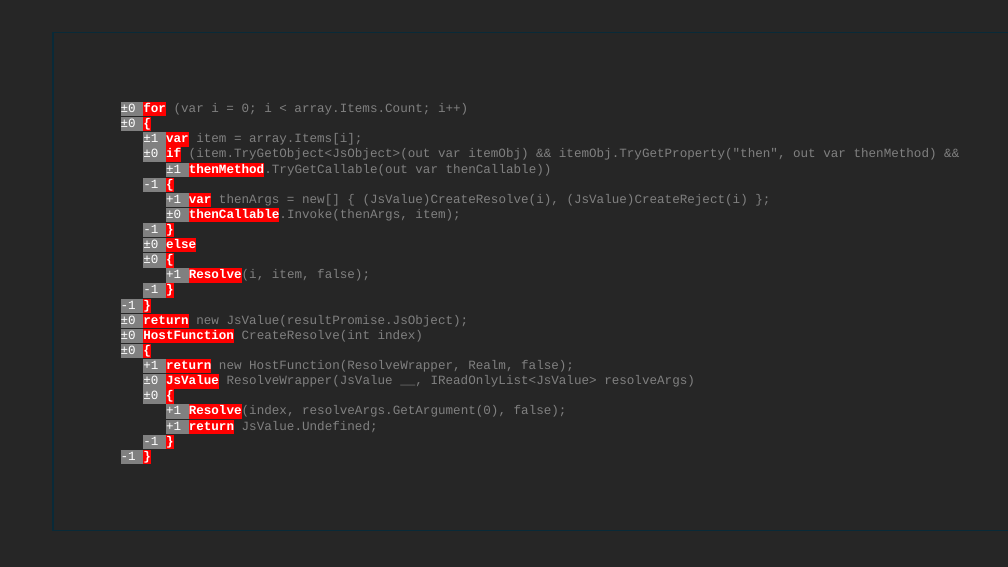
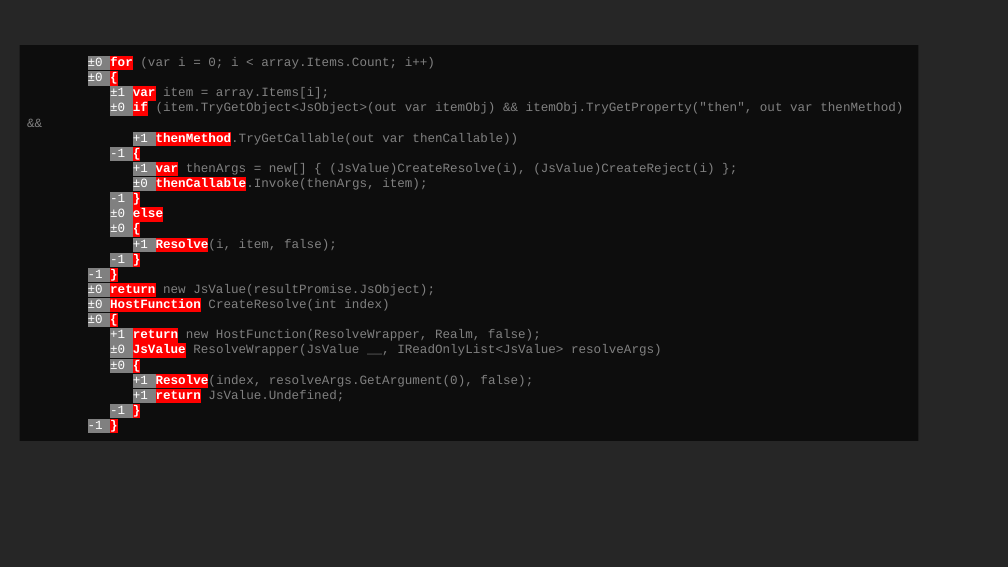
Before and after one commit to asynkron/Asynkron.QuickDup, a slide deck: slide 1 of assets/images/sourcetextgraphics.pptx. Drawn at 1008x567 pixels with LibreOffice and Linux fonts; fonts in the diff are those of the drawing. Boxes give left, top, right and bottom in pixels: in the first picture for what was removed or moved away, otherwise in the second. Text is boxed around its words. In the diff, an @@ line names an element or a change of style, - is before the commit and + after.

```diff
--- a/assets/images/sourcetextgraphics.pptx
+++ b/assets/images/sourcetextgraphics.pptx
@@ rectangle "±0 for (var i = ...": place and size @@
-rectangle "±0 for (var i = ..." at [53,33,1008,531]
+rectangle "±0 for (var i = ..." at [20,45,919,442]
@@ rectangle "±0 for (var i = ..." at [20,45,919,442]: fill #262626 to #0D0D0D; outline #092A39 1.5 pt to none @@
@@ text in rectangle at [133,133,518,146]: text changed @@
-±1 thenMethod.TryGetCallable(out var thenCallable))
++1 thenMethod.TryGetCallable(out var thenCallable))
```
Also in this commit, not shown: 1 other file.
